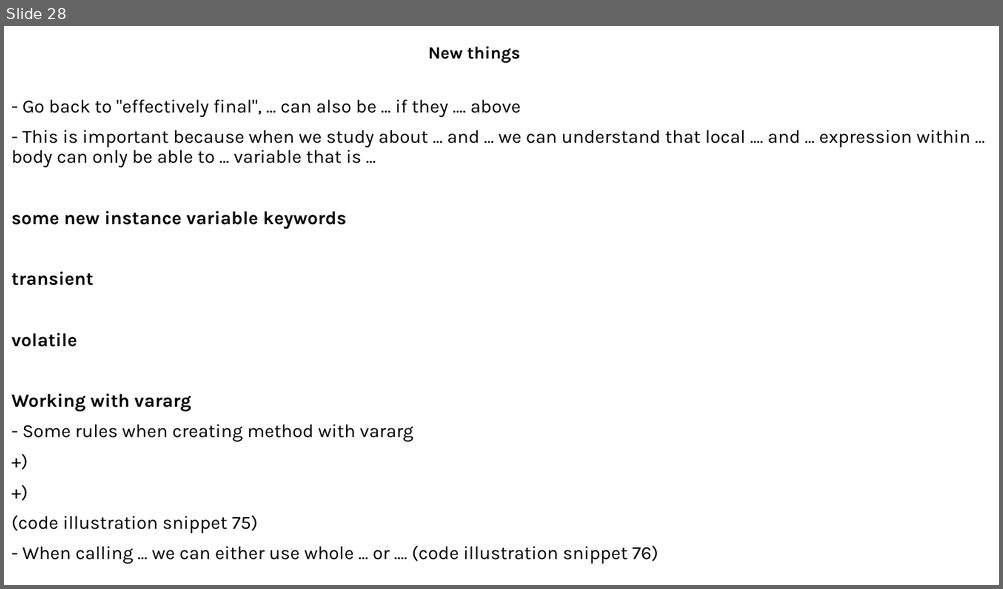
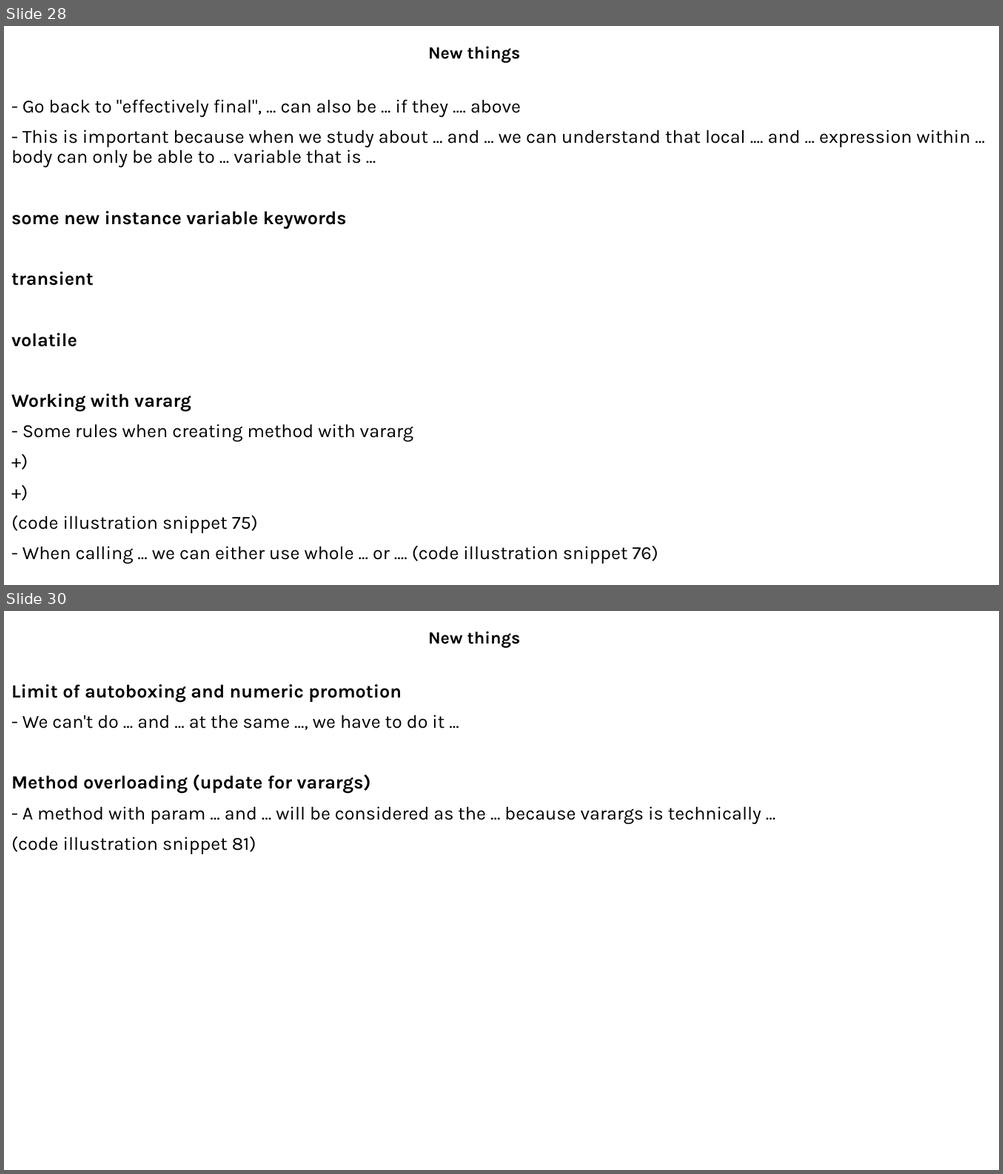
Before and after one commit to MaiDinhVinh/CS-Java, a slide deck: OCP17/JSE17 Migration.pptx. Shown one above the other, each under a label of ours: slide 28 before the commit, slides 28 and 30 after it; the slides between them are not shown. The pictures are 1003x589 and 1003x1174 pixels, drawn with LibreOffice and Linux fonts; fonts in the diff are those of the drawing. Boxes give left, top, right and bottom in pixels: in the first picture for what was removed or moved away, otherwise in the second. Text is boxed around its words. In the diff, an @@ line names an element or a change of style, - is before the commit and + after.

```diff
--- a/OCP17/JSE17 Migration.pptx
+++ b/OCP17/JSE17 Migration.pptx
@@ slide 30 added at (4,611,999,1170), background #FFFFFF @@
@@ subtitle added at (428,631,521,648), 16.6 pt, text #000000, bold @@
+New things
@@ text added at (11,684,761,854), 18 pt, text #000000 @@
+Limit of autoboxing and numeric promotion
+- We can't do ... and ... at the same ..., we have to do it ...
+Method overloading (update for varargs)
+- A method with param ... and ... will be considered as the ... because varargs is technically ...
+(code illustration snippet 81)
```
Also in this commit, not shown: 1 slide changed.
